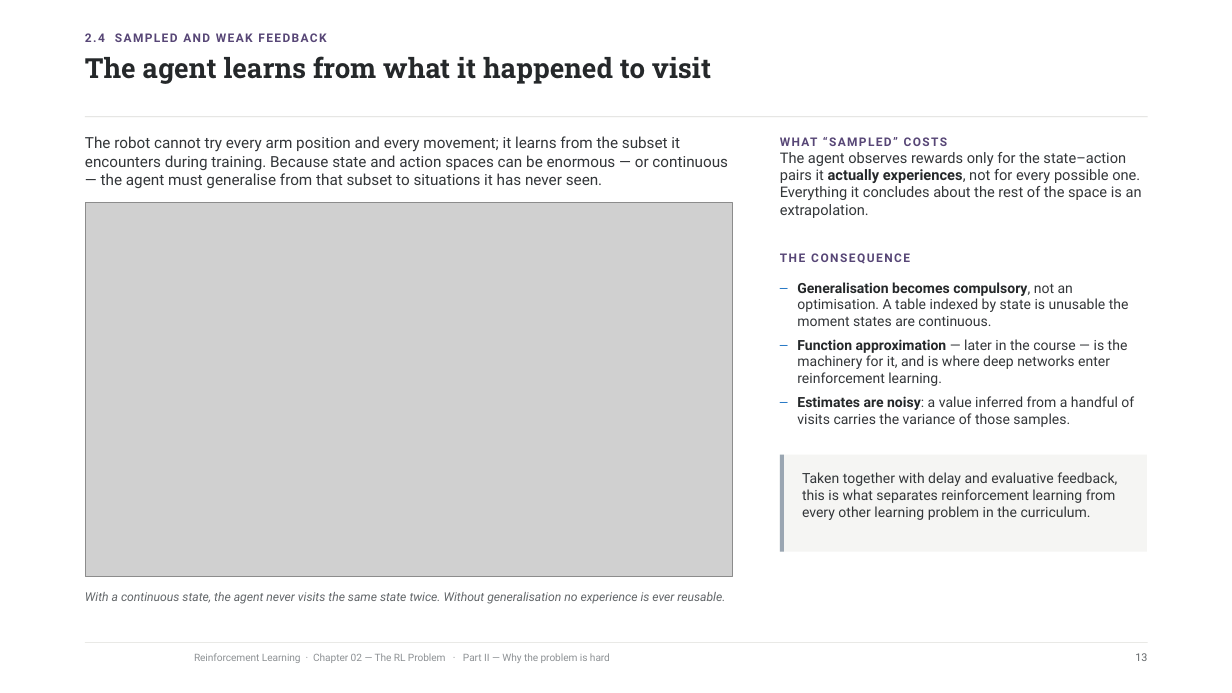
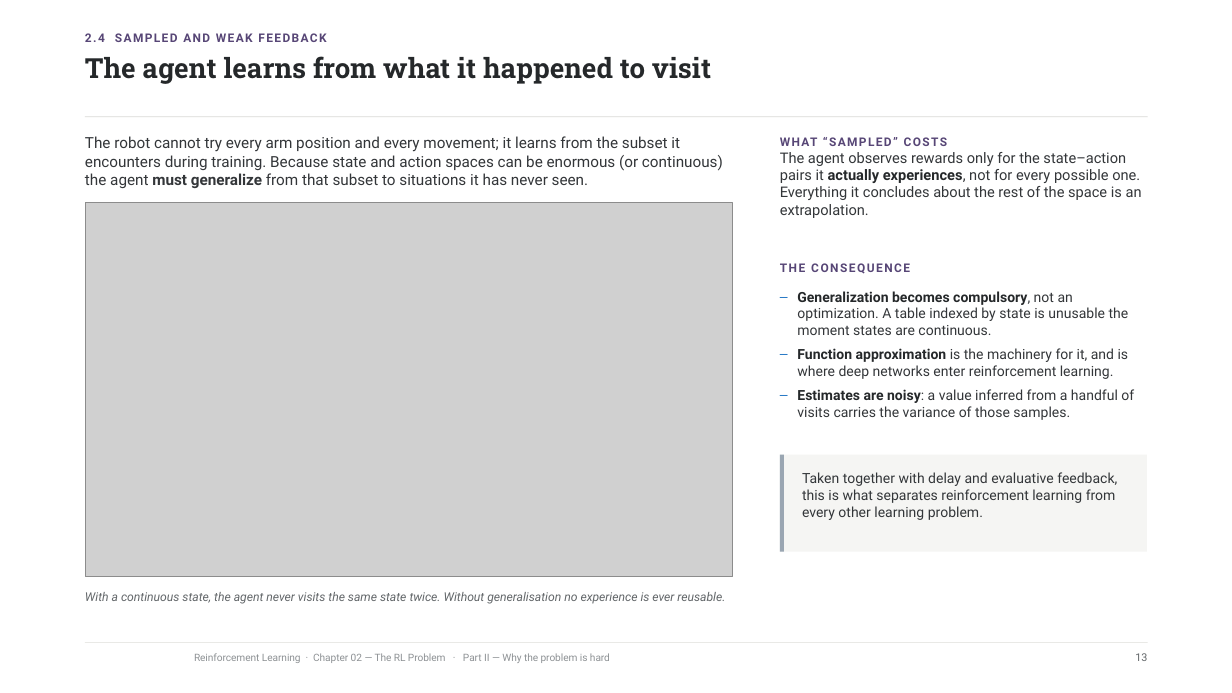
Before and after one commit to riccardoberta/reinforcement-learning, a slide deck: slide 13 of 02 - The RL Problem/slides.pptx. Drawn at 1232x693 pixels with LibreOffice and Linux fonts; fonts in the diff are those of the drawing; grey boxes stand for pictures; background and template pictures are left out. Boxes give left, top, right and bottom in pixels: in the first picture for what was removed or moved away, otherwise in the second. Text is boxed around its words. In the diff, an @@ line names an element or a change of style, - is before the commit and + after.

```diff
--- a/02 - The RL Problem/slides.pptx
+++ b/02 - The RL Problem/slides.pptx
@@ text at <box>85,136,723,188</box>: text changed @@
-The robot cannot try every arm position and every movement; it learns from the subset it encounters during training. Because state and action spaces can be enormous — or continuous — the agent must generalise from that subset to situations it has never seen.
+The robot cannot try every arm position and every movement; it learns from the subset it encounters during training. Because state and action spaces can be enormous (or continuous) the agent must generalize from that subset to situations it has never seen.
@@ text "THE CONSEQUENCE": place and size @@
-text "THE CONSEQUENCE" at <box>780,253,910,264</box>
+text "THE CONSEQUENCE" at <box>780,263,910,274</box>
@@ text "Generalization becomes compulsory, not an ...": place and size @@
-text "Generalization becomes compulsory, not an ..." at <box>797,282,1134,427</box>
+text "Generalization becomes compulsory, not an ..." at <box>797,291,1134,420</box>
@@ text at <box>797,291,1129,379</box>: text changed @@
-– Generalisation becomes compulsory, not an optimisation. A table indexed by state is unusable the moment states are continuous.
-– Function approximation — later in the course — is the machinery for it, and is where deep networks enter reinforcement learning.
+– Generalization becomes compulsory, not an optimization. A table indexed by state is unusable the moment states are continuous.
+– Function approximation is the machinery for it, and is where deep networks enter reinforcement learning.
@@ text at <box>802,472,1117,520</box>: text changed @@
-Taken together with delay and evaluative feedback, this is what separates reinforcement learning from every other learning problem in the curriculum.
+Taken together with delay and evaluative feedback, this is what separates reinforcement learning from every other learning problem.
```
Also in this commit, not shown: 34 other slides changed, 22 other files.
